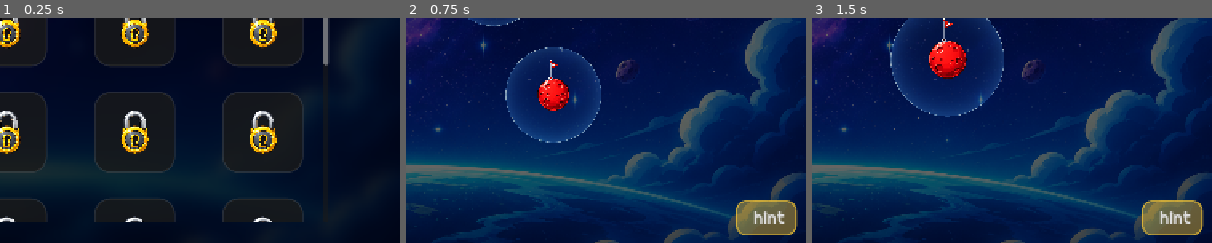
Above: before the commit, frames 1-3 (left to right).
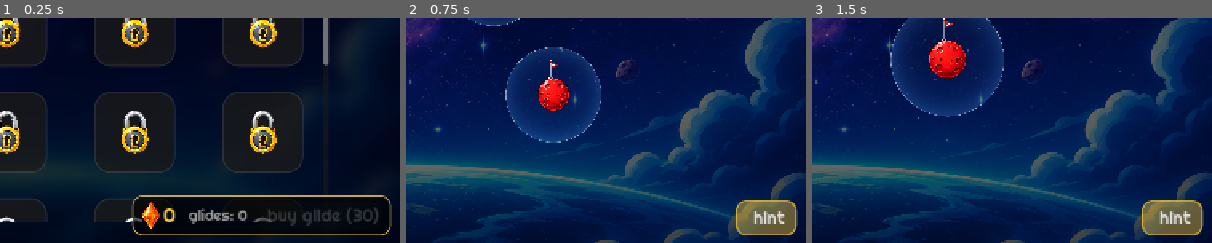
Above: after the commit, the same moments.

Repository: PandiaJason/classic
Game: Godot game, scene res://scenes/level_select.tscn
Two runs of this game, one before a commit and one after it. Both use one fixed random seed, a clock stepped at 60 frames per second and the inputs below. This scene is started directly instead of the project's main scene. Sound files missing from this copy of the repository are replaced by a short silence.
Inputs:
- Up to frame 1 (0.25 s): no input
- Up to frame 2 (0.75 s): click "1" at 0.5 s
- Up to frame 3 (1.5 s): click "map" at 1.25 s
The pictures show only the part of the screen within x 48-98%, y 49-99%; the shares and areas given below are measured in that part.

The runs differ from the first frame. In frame 1, 3.8% of the frame differs, in the area x 32-98%, y 78-97%; in frame 2, nothing differs; in frame 3, nothing differs.

Commit message:
Backport glide mechanic to classic version

Diff:
--- a/scripts/in_game_ui.gd
+++ b/scripts/in_game_ui.gd
@@ -21,6 +21,7 @@
 var hint_used: bool = false
 var map_timer = null
 var back_button: Button
+var glide_button: Button
 
 func _ready():
 	if is_instance_valid(level_camera):
@@ -150,6 +151,23 @@
 	level_margin.add_child(level_panel)
 	add_child(level_margin)
 
+	# Setup Glide Assist Button (only if has glides)
+	if SaveSystem.glide_count > 0:
+		glide_button = UIFactory.create_glass_button("glide x%d" % SaveSystem.glide_count, Color(0.2, 0.6, 1.0))
+		glide_button.pressed.connect(_on_glide_pressed)
+
+		var glide_margin = MarginContainer.new()
+		glide_margin.set_anchors_and_offsets_preset(Control.PRESET_BOTTOM_RIGHT)
+		glide_margin.grow_horizontal = Control.GROW_DIRECTION_BEGIN
+		glide_margin.grow_vertical = Control.GROW_DIRECTION_BEGIN
+		glide_margin.add_theme_constant_override("margin_bottom", 80)
+		glide_margin.add_theme_constant_override("margin_right", 40)
+		glide_margin.add_child(glide_button)
+		add_child(glide_margin)
+
+		if is_instance_valid(player):
+			player.glide_used.connect(_on_player_glide_used)
+
 	# Setup Back Button
 	back_button = UIFactory.create_glass_button("back", UIFactory.RED_COLOR)
 	back_button.pressed.connect(_on_back_pressed)
@@ -182,6 +200,25 @@
 		else:
 			hint_button.disabled = true
 			hint_button.modulate.a = 0.3
+
+	# Update glide button state
+	if is_instance_valid(glide_button):
+		if is_instance_valid(player):
+			if SaveSystem.glide_count <= 0:
+				# No glides left at all
+				glide_button.text = "glide x0"
+				glide_button.disabled = true
+				glide_button.modulate.a = 0.3
+			elif player._glide_used_this_flight or player.current_planet != null:
+				# On a planet or already used this flight
+				glide_button.text = "glide x%d" % SaveSystem.glide_count
+				glide_button.disabled = true
+				glide_button.modulate.a = 0.3
+			else:
+				# In zero gravity with glides available
+				glide_button.text = "glide x%d" % SaveSystem.glide_count
+				glide_button.disabled = false
+				glide_button.modulate.a = 1.0
 
 	if is_instance_valid(level_camera):
 		if is_viewing_map:
@@ -230,6 +267,16 @@
 func _on_view_map_pressed():
 	is_viewing_map = !is_viewing_map
 
+func _on_glide_pressed():
+	if is_instance_valid(player) and not player._glide_used_this_flight and player.current_planet == null and SaveSystem.glide_count > 0:
+		player._wants_to_jump = true
+
+func _on_player_glide_used():
+	if is_instance_valid(glide_button):
+		glide_button.text = "glide x%d" % SaveSystem.glide_count
+		glide_button.disabled = true
+		glide_button.modulate.a = 0.3
+
 func _on_back_pressed():
 	get_tree().paused = false
 	get_tree().change_scene_to_file("res://scenes/level_select.tscn")
--- a/scripts/level_select.gd
+++ b/scripts/level_select.gd
@@ -70,6 +70,62 @@
 	back_margin.add_child(back_button)
 	add_child(back_margin)
 
+	# Setup Shop Panel
+	var shop_panel = UIFactory.create_glass_panel(UIFactory.GOLD_COLOR)
+	var shop_hbox = HBoxContainer.new()
+	shop_hbox.add_theme_constant_override("separation", 20)
+	shop_hbox.alignment = BoxContainer.ALIGNMENT_CENTER
+
+	var ruby_icon = TextureRect.new()
+	ruby_icon.texture = load("res://assets/ruby.png")
+	ruby_icon.texture_filter = CanvasItem.TEXTURE_FILTER_LINEAR
+	ruby_icon.expand_mode = TextureRect.EXPAND_IGNORE_SIZE
+	ruby_icon.stretch_mode = TextureRect.STRETCH_KEEP_ASPECT_CENTERED
+	ruby_icon.custom_minimum_size = Vector2(30, 30)
+
+	var score_label = Label.new()
+	score_label.text = str(SaveSystem.global_score)
+	score_label.add_theme_font_override("font", load("res://assets/game_font.ttf"))
+	score_label.add_theme_font_size_override("font_size", 32)
+	score_label.add_theme_color_override("font_color", Color(1, 0.8, 0.2))
+
+	var ruby_hbox = HBoxContainer.new()
+	ruby_hbox.add_child(ruby_icon)
+	ruby_hbox.add_child(score_label)
+	shop_hbox.add_child(ruby_hbox)
+
+	# Glide assist button or owned label
+	var glide_count_label = Label.new()
+	if SaveSystem.glide_count > 0:
+		glide_count_label.text = "glides: %d" % SaveSystem.glide_count
+		glide_count_label.add_theme_color_override("font_color", Color(0.3, 1.0, 0.3))
+	else:
+		glide_count_label.text = "glides: 0"
+		glide_count_label.add_theme_color_override("font_color", Color(0.6, 0.6, 0.6))
+	glide_count_label.add_theme_font_override("font", load("res://assets/game_font.ttf"))
+	glide_count_label.add_theme_font_size_override("font_size", 24)
+	shop_hbox.add_child(glide_count_label)
+
+	# Always show buy button
+	var buy_btn = UIFactory.create_glass_button("buy glide (30)", Color(0.2, 0.6, 1.0))
+	buy_btn.pressed.connect(_on_buy_glide)
+	# Disable if not enough rubies
+	if SaveSystem.global_score < 30:
+		buy_btn.disabled = true
+		buy_btn.modulate.a = 0.4
+	shop_hbox.add_child(buy_btn)
+
+	shop_panel.add_child(shop_hbox)
+
+	var shop_margin = MarginContainer.new()
+	shop_margin.set_anchors_and_offsets_preset(Control.PRESET_BOTTOM_RIGHT)
+	shop_margin.grow_horizontal = Control.GROW_DIRECTION_BEGIN
+	shop_margin.grow_vertical = Control.GROW_DIRECTION_BEGIN
+	shop_margin.add_theme_constant_override("margin_bottom", 20)
+	shop_margin.add_theme_constant_override("margin_right", 40)
+	shop_margin.add_child(shop_panel)
+	add_child(shop_margin)
+
 func load_style(type: String) -> StyleBoxFlat:
 	var style = StyleBoxFlat.new()
 	style.corner_radius_top_left = 25
@@ -128,3 +184,8 @@
 func _unhandled_input(event: InputEvent) -> void:
 	if event.is_action_pressed("ui_cancel"):
 		_on_back_pressed()
+
+func _on_buy_glide():
+	if SaveSystem.purchase_glide():
+		# Refresh the scene to show updated shop
+		get_tree().change_scene_to_file("res://scenes/level_select.tscn")
--- a/scripts/player_2d.gd
+++ b/scripts/player_2d.gd
@@ -18,6 +18,10 @@
 var show_trajectory: bool = false
 var overlapping_gravity_areas: Array = []
 var was_on_ground: bool = true
+
+# Glide assist (resets each flight — use one per zero-gravity segment)
+var _glide_used_this_flight: bool = false
+signal glide_used
 
 # Cinematic death state
 var _doomed: bool = false
@@ -172,6 +176,7 @@
 
 		if on_ground and not was_on_ground:
 			# Player just landed on a planet
+			_glide_used_this_flight = false  # Reset glide for next flight
 			if not is_menu_demo and has_jumped:
 				has_jumped = false
 				# Auto-hide trajectory hint after landing
@@ -217,6 +222,19 @@
 		# Player floats in a straight line with their current velocity
 		last_planet = null
 		move_and_slide()
+
+		# Glide assist - pull toward nearest planet (1 per flight, unlimited per level)
+		if not is_menu_demo and not _glide_used_this_flight and SaveSystem.glide_count > 0:
+			if Input.is_action_just_pressed("ui_accept") or _wants_to_jump:
+				var nearest = _find_nearest_planet()
+				if nearest:
+					var pull_dir = (nearest.global_position - global_position).normalized()
+					velocity = pull_dir * 400.0
+					_glide_used_this_flight = true
+					SaveSystem.use_glide()
+					glide_used.emit()
+					_doomed = false
+					_doom_timer = 0.0
 
 		if not is_menu_demo and not is_game_over:
 			# --- CINEMATIC DEATH: detect doomed trajectory ---
@@ -376,3 +394,14 @@
 				break
 
 		trajectory_points.append(sim_pos)
+
+func _find_nearest_planet() -> Node2D:
+	var nearest: Node2D = null
+	var min_dist: float = INF
+	for p in _planets_list:
+		if is_instance_valid(p):
+			var dist = global_position.distance_to(p.global_position)
+			if dist < min_dist:
+				min_dist = dist
+				nearest = p
+	return nearest
--- a/scripts/save_system.gd
+++ b/scripts/save_system.gd
@@ -11,6 +11,8 @@
 var global_score = 0
 # Music preference
 var music_on = true
+# Glide assist consumable count
+var glide_count: int = 0
 
 func _ready():
 	load_data()
@@ -21,6 +23,7 @@
 		unlocked_levels = config.get_value("Progress", "unlocked_levels", 1)
 		global_score = config.get_value("Progress", "global_score", 0)
 		music_on = config.get_value("Progress", "music_on", true)
+		glide_count = config.get_value("Progress", "glide_count", 0)
 		# Load stars for all 30 possible levels
 		for i in range(1, 31):
 			level_stars[i] = config.get_value("Stars", str(i), 0)
@@ -29,6 +32,7 @@
 		unlocked_levels = 1
 		global_score = 0
 		music_on = true
+		glide_count = 0
 		for i in range(1, 31):
 			level_stars[i] = 0
 		save_data()
@@ -37,6 +41,7 @@
 	config.set_value("Progress", "unlocked_levels", unlocked_levels)
 	config.set_value("Progress", "global_score", global_score)
 	config.set_value("Progress", "music_on", music_on)
+	config.set_value("Progress", "glide_count", glide_count)
 	for i in level_stars.keys():
 		config.set_value("Stars", str(i), level_stars[i])
 	config.save(SAVE_PATH)
@@ -62,3 +67,18 @@
 
 func is_level_unlocked(level_id: int) -> bool:
 	return level_id <= unlocked_levels
+
+func purchase_glide() -> bool:
+	if global_score >= 30:
+		global_score -= 30
+		glide_count += 1
+		save_data()
+		return true
+	return false
+
+func use_glide() -> bool:
+	if glide_count > 0:
+		glide_count -= 1
+		save_data()
+		return true
+	return false
